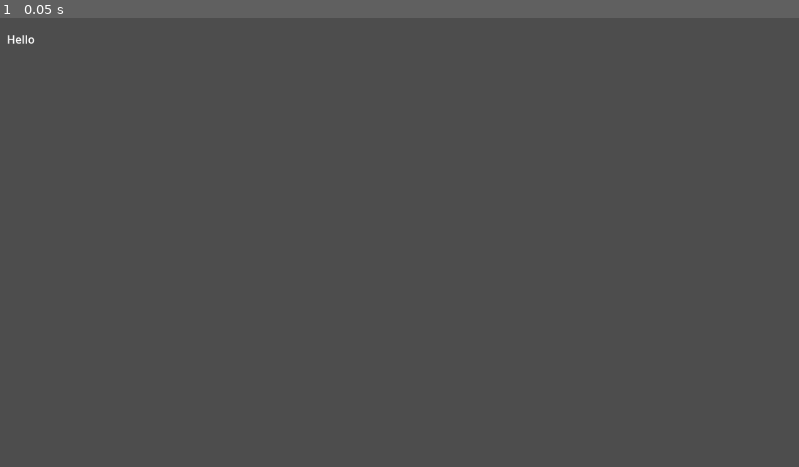
Above: before the commit, frame 1.
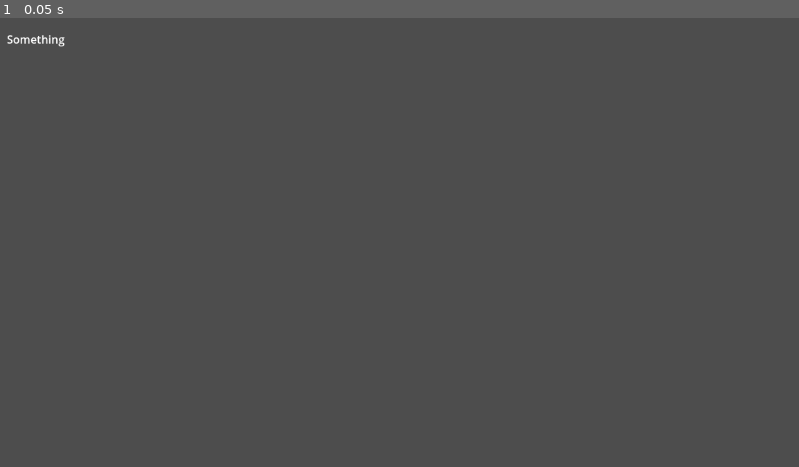
Above: after the commit, the same moment.

Repository: edewit/card-game
Game: Godot game, scene res://card_base.tscn
Same seed, same stepped clock (60 frames per second), same inputs: the game is played once before the commit and once after it. The project has no main scene, so this scene is started directly.
Inputs:
- Up to frame 1 (0.05 s): no input

The runs differ from the first frame. In frame 1, less than 0.1% of the frame differs, in the area x 0-9%, y 3-7%.

Commit message:
added json

Diff:
--- a/CardBase.gd
+++ b/CardBase.gd
@@ -1,9 +1,13 @@
 extends MarginContainer
 
+var cards := preload("res://cards-data.tres").data
 
 # Called when the node enters the scene tree for the first time.
 func _ready():
-	$MarginContainer/VBoxContainer/Label.text = "Hello"
+	for card in cards:
+		print(card.title)
+		$MarginContainer/VBoxContainer/Label.text = card.description
+
 
 
 # Called every frame. 'delta' is the elapsed time since the previous frame.
--- /dev/null
+++ b/cards-data.tres
@@ -0,0 +1,9 @@
+[gd_resource type="JSON" format=3 uid="uid://bcl6cs5klpqxi"]
+
+[resource]
+data = [{
+"cost": 10.0,
+"description": "Something",
+"strength": 100.0,
+"title": "What"
+}]
